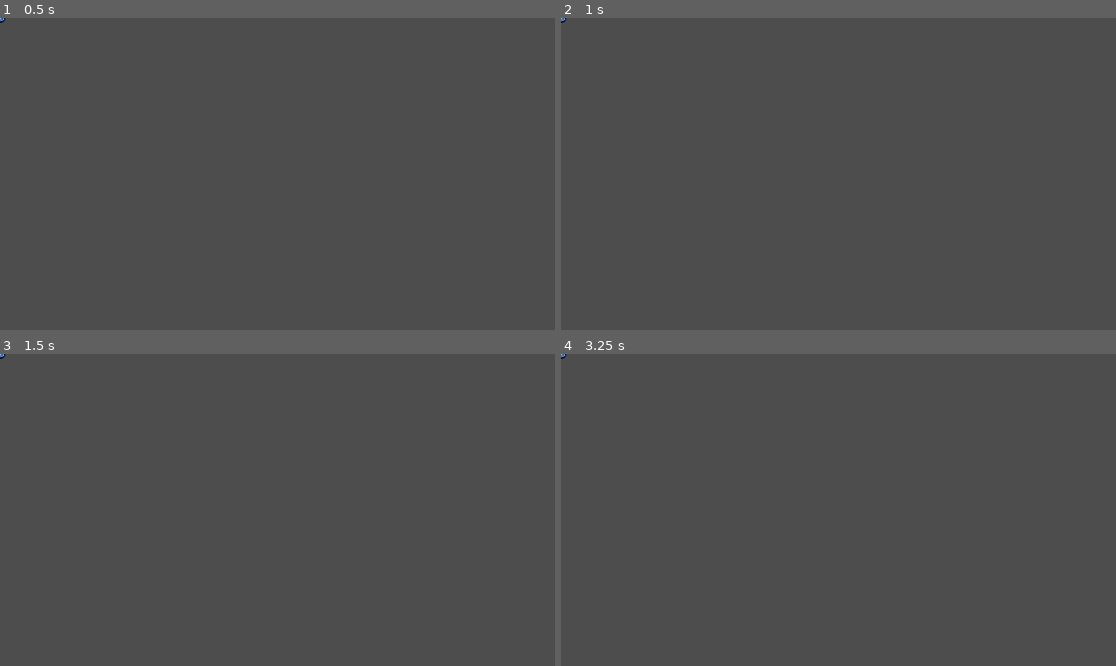
Above: before the commit, frames 1-4 (two rows, left to right).
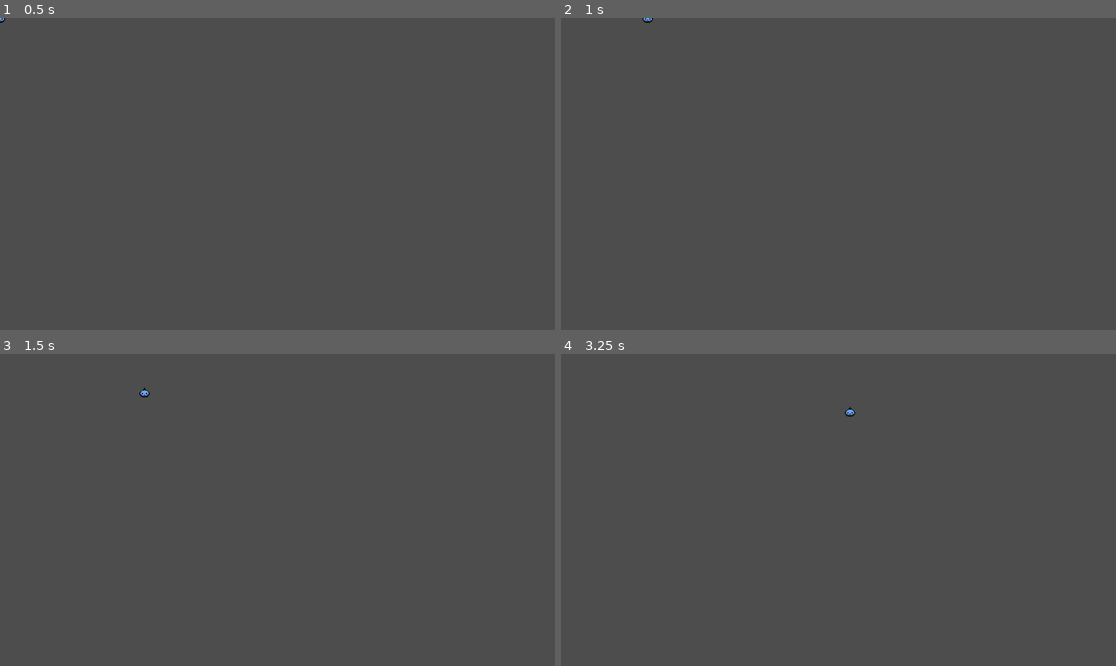
Above: after the commit, the same moments.

Repository: Retrafae/Projeto_001-Godot
Game: Godot game, scene res://prefabs/player.tscn
The game is run twice, just before and just after one commit, with the same random seed, the same clock (stepped at 60 frames per second) and the same inputs. This scene is started directly instead of the project's main scene.
Inputs:
- Up to frame 1 (0.5 s): no input
- Up to frame 2 (1 s): tap Enter at 0.5 s; hold Right (move_right, bound only after the commit) from 0.53 s (still down)
- Up to frame 3 (1.5 s): tap Space at 1.25 s; release Right (move_right, bound only after the commit) at 1.28 s; hold Down (move_down, bound only after the commit) from 1.28 s (still down)
- Up to frame 4 (3.25 s): release Down (move_down, bound only after the commit) at 2.03 s; hold Right (move_right, bound only after the commit) 2.03-2.78 s; tap Enter at 2.75 s; hold Up (move_up, bound only after the commit) from 2.78 s (still down)

Frame 1 is identical in both runs. In frame 2, less than 0.1% of the frame differs, in the area x 0-17%, y 0-2%; in frame 3, less than 0.1%; in frame 4, less than 0.1%, in the area x 0-54%, y 0-21%.

Commit message:
Add files via upload

Diff:
--- a/Projeto001_ArthurW3DSC/prefabs/player.tscn
+++ b/Projeto001_ArthurW3DSC/prefabs/player.tscn
@@ -1,6 +1,7 @@
-[gd_scene load_steps=12 format=3 uid="uid://d38pudw2xfoii"]
+[gd_scene load_steps=13 format=3 uid="uid://d38pudw2xfoii"]
 
 [ext_resource type="Texture2D" uid="uid://cygv6va07a827" path="res://assets/player_idle-01.png" id="1_0uegd"]
+[ext_resource type="Script" path="res://scripts/player.gd" id="1_2sxje"]
 [ext_resource type="Texture2D" uid="uid://pprymfll6xm8" path="res://assets/player_idle-02.png" id="2_1xb8l"]
 [ext_resource type="Texture2D" uid="uid://2hytw5mf332" path="res://assets/player_idle-03.png" id="3_v3d2u"]
 [ext_resource type="Texture2D" uid="uid://ders0i18yuvii" path="res://assets/player_move-01.png" id="4_0cjk8"]
@@ -61,8 +62,10 @@
 }]
 
 [sub_resource type="CircleShape2D" id="CircleShape2D_8s71p"]
+radius = 10.6749
 
 [node name="player" type="Area2D"]
+script = ExtResource("1_2sxje")
 
 [node name="anim" type="AnimatedSprite2D" parent="."]
 position = Vector2(0, 2.98023e-08)
@@ -72,6 +75,6 @@
 autoplay = "idle"
 
 [node name="collision" type="CollisionShape2D" parent="."]
-position = Vector2(-1.19209e-07, 2)
-scale = Vector2(0.967647, 0.764036)
+position = Vector2(0, 2)
+scale = Vector2(0.936779, -0.68667)
 shape = SubResource("CircleShape2D_8s71p")
--- a/Projeto001_ArthurW3DSC/project.godot
+++ b/Projeto001_ArthurW3DSC/project.godot
@@ -14,3 +14,26 @@
 run/main_scene="res://main.tscn"
 config/features=PackedStringArray("4.2", "Forward Plus")
 config/icon="res://icon.svg"
+
+[input]
+
+move_left={
+"deadzone": 0.5,
+"events": [Object(InputEventKey,"resource_local_to_scene":false,"resource_name":"","device":-1,"window_id":0,"alt_pressed":false,"shift_pressed":false,"ctrl_pressed":false,"meta_pressed":false,"pressed":false,"keycode":0,"physical_keycode":4194319,"key_label":0,"unicode":0,"echo":false,"script":null)
+]
+}
+move_right={
+"deadzone": 0.5,
+"events": [Object(InputEventKey,"resource_local_to_scene":false,"resource_name":"","device":-1,"window_id":0,"alt_pressed":false,"shift_pressed":false,"ctrl_pressed":false,"meta_pressed":false,"pressed":false,"keycode":0,"physical_keycode":4194321,"key_label":0,"unicode":0,"echo":false,"script":null)
+]
+}
+move_up={
+"deadzone": 0.5,
+"events": [Object(InputEventKey,"resource_local_to_scene":false,"resource_name":"","device":-1,"window_id":0,"alt_pressed":false,"shift_pressed":false,"ctrl_pressed":false,"meta_pressed":false,"pressed":false,"keycode":0,"physical_keycode":4194320,"key_label":0,"unicode":0,"echo":false,"script":null)
+]
+}
+move_down={
+"deadzone": 0.5,
+"events": [Object(InputEventKey,"resource_local_to_scene":false,"resource_name":"","device":-1,"window_id":0,"alt_pressed":false,"shift_pressed":false,"ctrl_pressed":false,"meta_pressed":false,"pressed":false,"keycode":0,"physical_keycode":4194322,"key_label":0,"unicode":0,"echo":false,"script":null)
+]
+}
--- /dev/null
+++ b/Projeto001_ArthurW3DSC/scripts/player.gd
@@ -0,0 +1,16 @@
+extends Area2D
+
+const SPEED := 400
+# Called when the node enters the scene tree for the first time.
+func _ready():
+	pass # Replace with function body.
+
+
+# Called every frame. 'delta' is the elapsed time since the previous frame.
+func _process(delta):
+	var velocity = Input.get_vector("move_left","move_right","move_up","move_down")
+
+	if velocity.length() > 0:
+		velocity = velocity.normalized() * SPEED
+
+	position += velocity * delta
